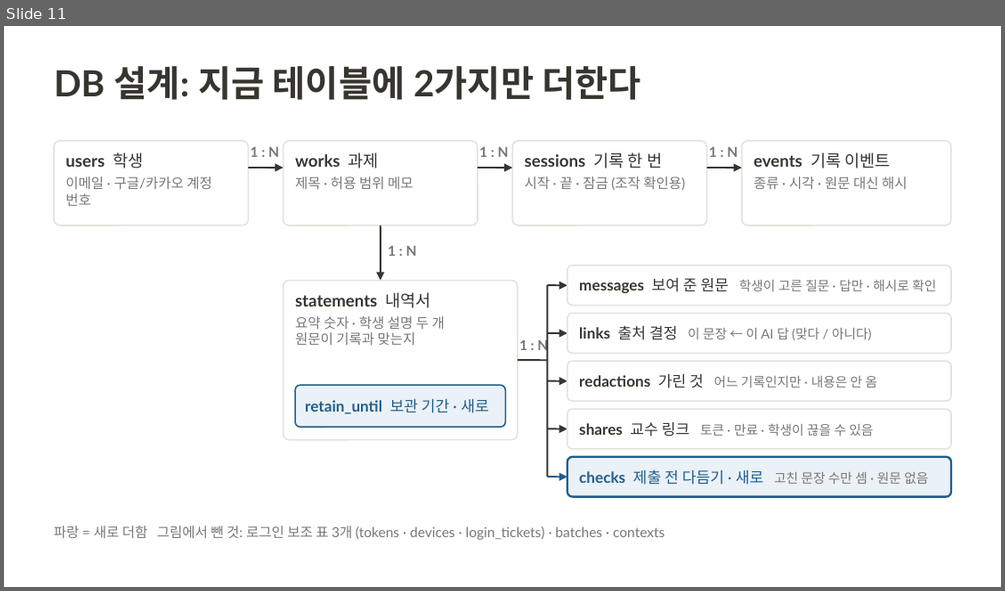
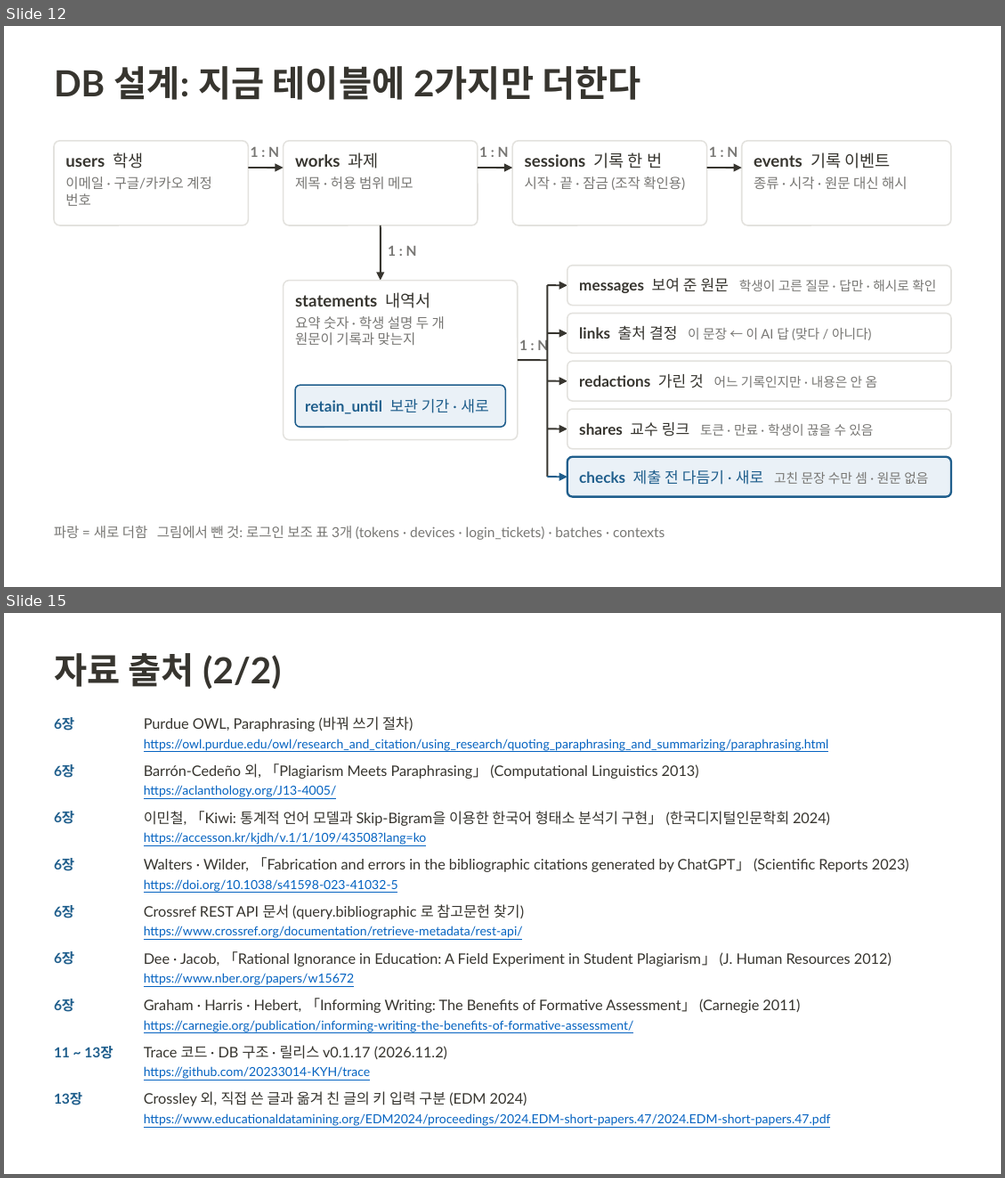
Before and after one commit to 20233014-KYH/trace, a slide deck: deck/중간발표_김용현.pptx. Shown one above the other, each under a label of ours: slide 11 before the commit, slides 12 and 15 after it; the slides between them are not shown. The pictures are 1005x591 and 1005x1178 pixels, drawn with LibreOffice and Linux fonts; fonts in the diff are those of the drawing. Boxes give left, top, right and bottom in pixels: in the first picture for what was removed or moved away, otherwise in the second. Text is boxed around its words. In the diff, an @@ line names an element or a change of style, - is before the commit and + after.

```diff
--- a/deck/중간발표_김용현.pptx
+++ b/deck/중간발표_김용현.pptx
@@ slide 15 added at [4, 613, 1001, 1174], background #FFFFFF @@
@@ title added at [54, 653, 281, 689], 26 pt, text #37352F, bold @@
+자료 출처 (2/2)
@@ text added at [54, 717, 74, 730], 10 pt, text #1F5E8C, bold @@
+6장
@@ text added at [144, 716, 413, 731], 10.5 pt, text #37352F @@
+Purdue OWL, Paraphrasing (바꿔 쓰기 절차)
@@ text added at [144, 738, 829, 751], 9 pt, text #0563C1, underline @@
+https://owl.purdue.edu/owl/research_and_citation/using_research/quoting_paraphrasing_and_summarizing/paraphrasing.html
@@ text added at [54, 764, 74, 778], 10 pt, text #1F5E8C, bold @@
+6장
@@ text added at [144, 763, 699, 779], 10.5 pt, text #37352F @@
+Barrón-Cedeño 외, 「Plagiarism Meets Paraphrasing」 (Computational Linguistics 2013)
@@ text added at [144, 785, 337, 797], 9 pt, text #0563C1, underline @@
+https://aclanthology.org/J13-4005/
@@ text added at [54, 811, 74, 824], 10 pt, text #1F5E8C, bold @@
+6장
@@ text added at [144, 811, 830, 826], 10.5 pt, text #37352F @@
+이민철, 「Kiwi: 통계적 언어 모델과 Skip-Bigram을 이용한 한국어 형태소 분석기 구현」 (한국디지털인문학회 2024)
@@ text added at [144, 832, 427, 844], 9 pt, text #0563C1, underline @@
+https://accesson.kr/kjdh/v.1/1/109/43508?lang=ko
@@ text added at [54, 858, 74, 871], 10 pt, text #1F5E8C, bold @@
+6장
@@ text added at [144, 857, 909, 872], 10.5 pt, text #37352F @@
+Walters · Wilder, 「Fabrication and errors in the bibliographic citations generated by ChatGPT」 (Scientific Reports 2023)
@@ text added at [144, 879, 398, 892], 9 pt, text #0563C1, underline @@
+https://doi.org/10.1038/s41598-023-41032-5
@@ text added at [54, 905, 74, 918], 10 pt, text #1F5E8C, bold @@
+6장
@@ text added at [144, 904, 524, 919], 10.5 pt, text #37352F @@
+Crossref REST API 문서 (query.bibliographic 로 참고문헌 찾기)
@@ text added at [144, 925, 523, 938], 9 pt, text #0563C1, underline @@
+https://www.crossref.org/documentation/retrieve-metadata/rest-api/
@@ text added at [54, 951, 74, 965], 10 pt, text #1F5E8C, bold @@
+6장
@@ text added at [144, 951, 891, 966], 10.5 pt, text #37352F @@
+Dee · Jacob, 「Rational Ignorance in Education: A Field Experiment in Student Plagiarism」 (J. Human Resources 2012)
@@ text added at [144, 973, 354, 985], 9 pt, text #0563C1, underline @@
+https://www.nber.org/papers/w15672
@@ text added at [54, 998, 74, 1012], 10 pt, text #1F5E8C, bold @@
+6장
@@ text added at [144, 997, 800, 1013], 10.5 pt, text #37352F @@
+Graham · Harris · Hebert, 「Informing Writing: The Benefits of Formative Assessment」 (Carnegie 2011)
@@ text added at [144, 1020, 634, 1032], 9 pt, text #0563C1, underline @@
+https://carnegie.org/publication/informing-writing-the-benefits-of-formative-assessment/
@@ text added at [54, 1046, 113, 1059], 10 pt, text #1F5E8C, bold @@
+11 ~ 13장
@@ text added at [144, 1045, 447, 1059], 10.5 pt, text #37352F @@
+Trace 코드 · DB 구조 · 릴리스 v0.1.17 (2026.11.2)
@@ text added at [144, 1066, 371, 1078], 9 pt, text #0563C1, underline @@
+https://github.com/20233014-KYH/trace
@@ text added at [54, 1092, 82, 1105], 10 pt, text #1F5E8C, bold @@
+13장
@@ text added at [144, 1091, 527, 1106], 10.5 pt, text #37352F @@
+Crossley 외, 직접 쓴 글과 옮겨 친 글의 키 입력 구분 (EDM 2024)
@@ text added at [144, 1113, 831, 1126], 9 pt, text #0563C1, underline @@
+https://www.educationaldatamining.org/EDM2024/proceedings/2024.EDM-short-papers.47/2024.EDM-short-papers.47.pdf
@@ what was slide 11 is now slide 12 @@
```
Also in this commit, not shown: 2 slides changed, 1 other slide added, 8 other files.
